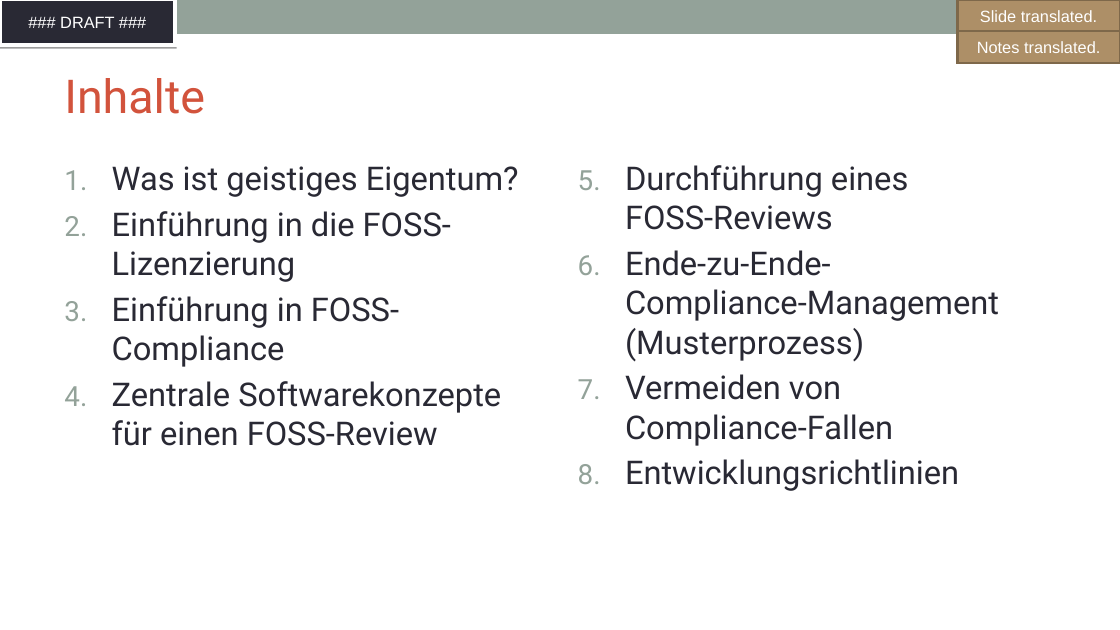
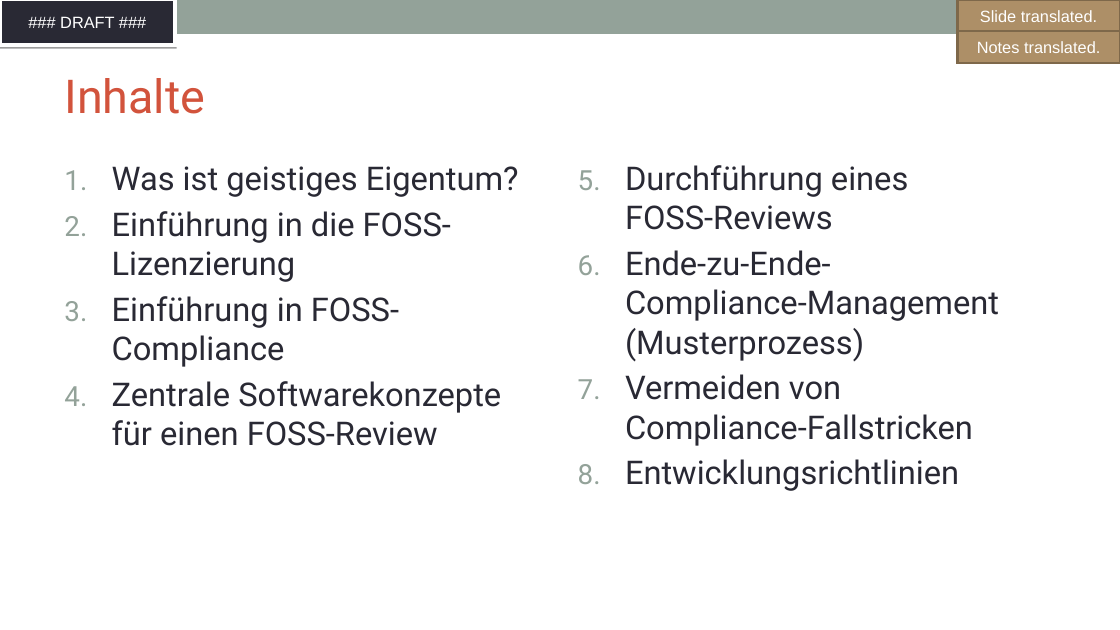
Before and after one commit to SThanheiser/curriculum, a slide deck: slide 4 of translation-DE/slides/DFT_openchain-curriculum-for-1-1_GER.odp (slide 3 before the commit). Drawn at 1120x630 pixels with LibreOffice and Linux fonts; fonts in the diff are those of the drawing; background and template pictures are left out. Boxes give left, top, right and bottom in pixels: in the first picture for what was removed or moved away, otherwise in the second. Text is boxed around its words. In the diff, an @@ line names an element or a change of style, - is before the commit and + after.

```diff
--- a/translation-DE/slides/DFT_openchain-curriculum-for-1-1_GER.odp
+++ b/translation-DE/slides/DFT_openchain-curriculum-for-1-1_GER.odp
@@ text at [625, 374, 973, 446]: text changed @@
-7. Vermeiden von
-   Compliance-Fallen
+7. Vermeiden von
+   Compliance-Fallstricken
```
Also in this commit, not shown: 6 other slides changed, 10 slides added, 9 slides removed, 1 other file.
